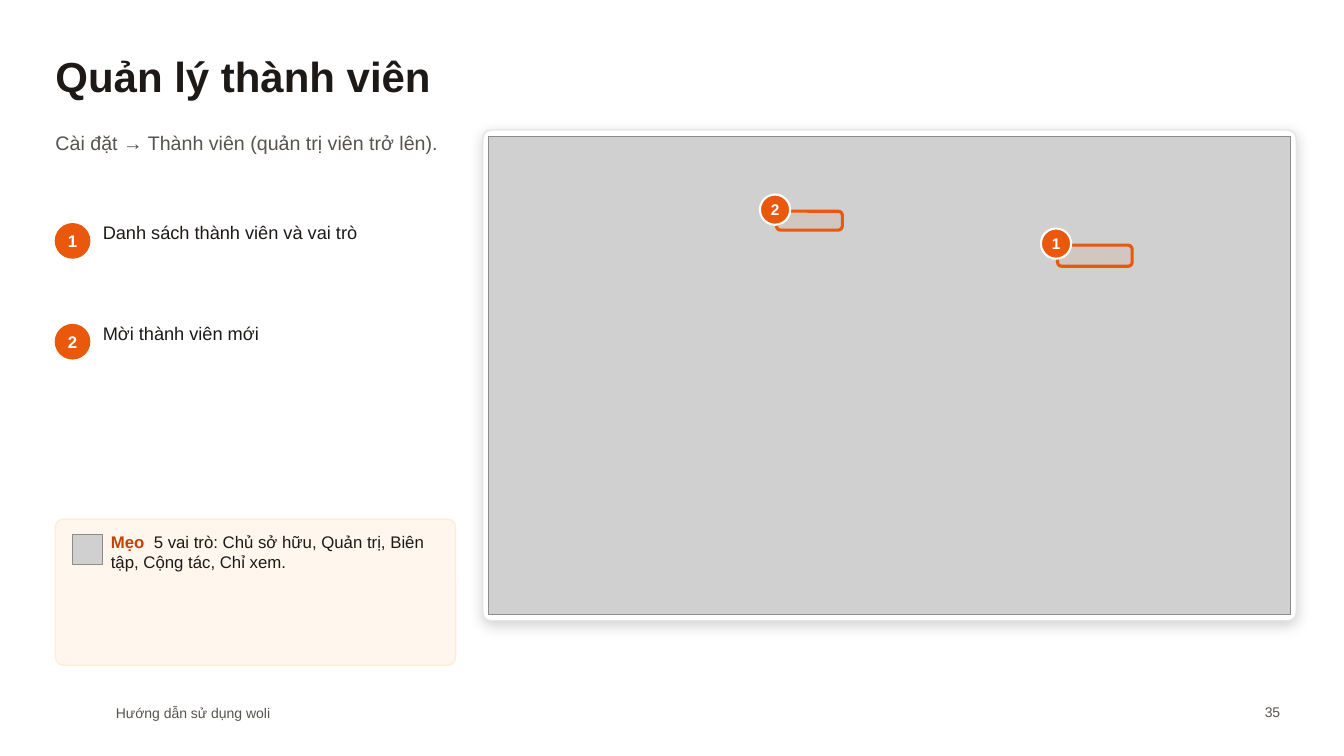
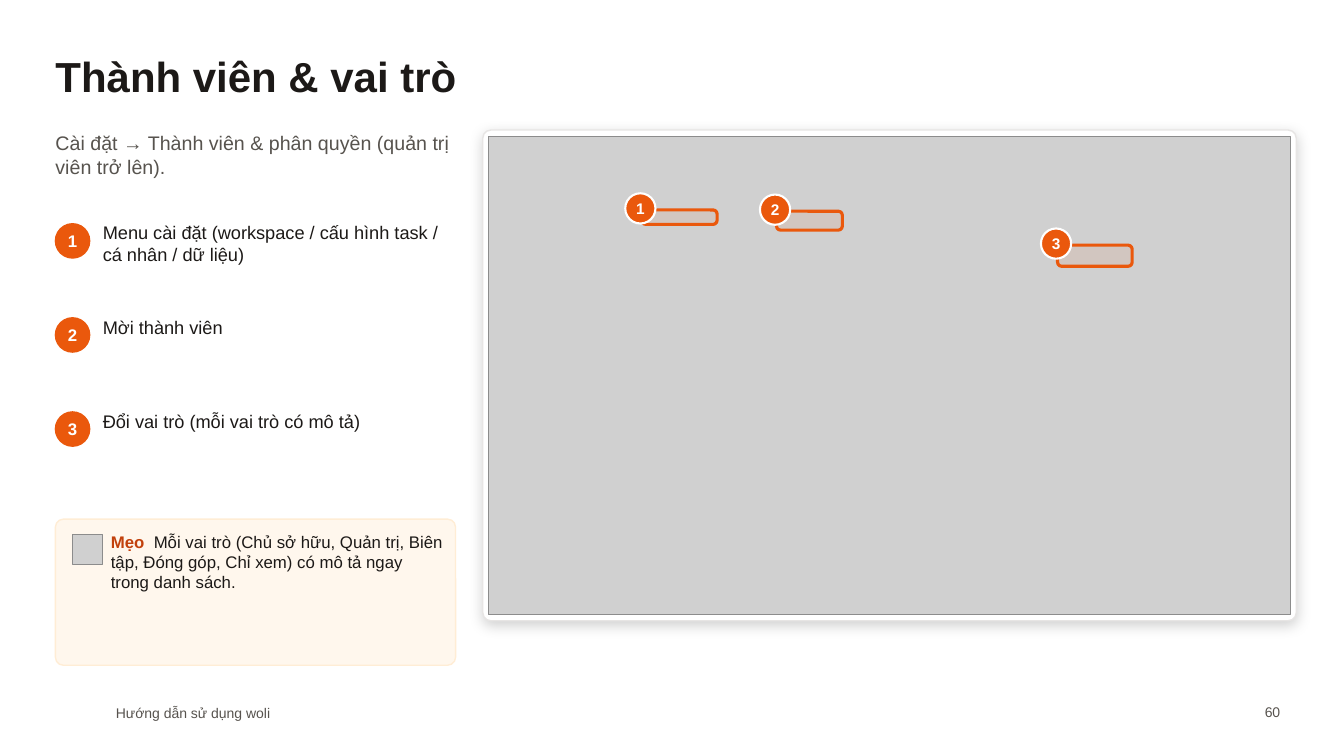
Before and after one commit to diuthihieu/hr-task-managent-CL, a slide deck: slide 60 of docs/woli-Huong-dan-su-dung.pptx (slide 35 before the commit). Drawn at 1344x756 pixels with LibreOffice and Linux fonts; fonts in the diff are those of the drawing; grey boxes stand for pictures; background and template pictures are left out. Boxes give left, top, right and bottom in pixels: in the first picture for what was removed or moved away, otherwise in the second. Text is boxed around its words. In the diff, an @@ line names an element or a change of style, - is before the commit and + after.

```diff
--- a/docs/woli-Huong-dan-su-dung.pptx
+++ b/docs/woli-Huong-dan-su-dung.pptx
@@ title at [55, 60, 456, 93]: text changed @@
-Quản lý thành viên
+Thành viên & vai trò
@@ text at [55, 135, 449, 178]: text changed @@
-Cài đặt → Thành viên (quản trị viên trở lên).
+Cài đặt → Thành viên & phân quyền (quản trị viên trở lên).
@@ text "1": place and size @@
-text "1" at [1052, 238, 1061, 249]
+text "1" at [636, 203, 645, 214]
@@ ellipse added at [625, 194, 655, 224], fill #EA580C, outline #FFFFFF 1.5 pt @@
@@ text at [103, 225, 427, 265]: text changed @@
-Danh sách thành viên và vai trò
+Menu cài đặt (workspace / cấu hình task / cá nhân / dữ liệu)
@@ rounded rectangle added at [642, 210, 718, 224], fill #EA580C at 8% opacity, outline #EA580C 2.25 pt @@
@@ text added at [1052, 238, 1061, 249], 11 pt, text #FFFFFF, bold @@
+3
@@ text "2": place and size @@
-text "2" at [68, 336, 77, 348]
+text "2" at [68, 329, 77, 341]
@@ ellipse: place and size @@
-ellipse at [55, 325, 90, 359]
+ellipse at [55, 318, 90, 352]
@@ text at [103, 320, 222, 334]: text changed @@
-Mời thành viên mới
+Mời thành viên
@@ ellipse added at [55, 412, 90, 447], fill #EA580C, outline #EA580C 1 pt @@
@@ text added at [103, 414, 360, 432], 13 pt, text #1C1917 @@
+Đổi vai trò (mỗi vai trò có mô tả)
@@ text added at [68, 423, 77, 435], 12 pt, text #FFFFFF, bold @@
+3
@@ text at [111, 534, 443, 592]: text changed @@
-Mẹo 5 vai trò: Chủ sở hữu, Quản trị, Biên tập, Cộng tác, Chỉ xem.
+Mẹo Mỗi vai trò (Chủ sở hữu, Quản trị, Biên tập, Đóng góp, Chỉ xem) có mô tả ngay trong danh sách.
@@ page number at [1265, 707, 1281, 717]: text changed @@
-35
+60
```
Also in this commit, not shown: 27 other slides changed, 33 slides added, 3 slides removed.
